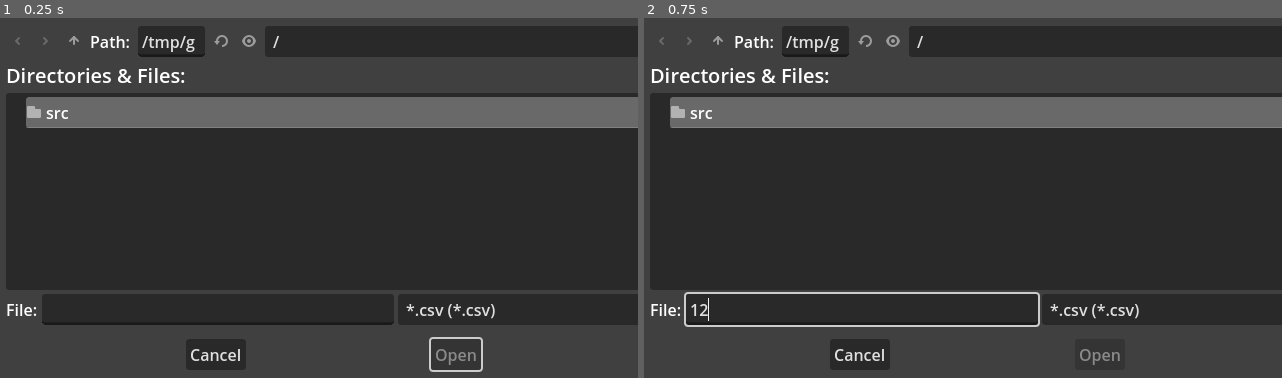
Above: before the commit, frames 1-2 (left to right).
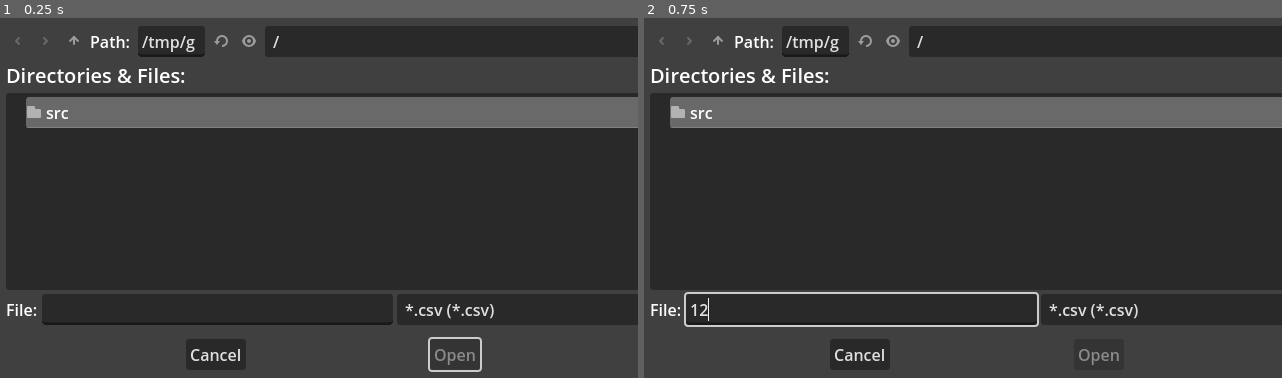
Above: after the commit, the same moments.

Repository: noi-techpark/sfscon-pdf-downloader
Game: Godot game, scene res://src/Main.tscn
Two runs of this game, one before a commit and one after it. Both use one fixed random seed, a clock stepped at 60 frames per second and the inputs below.
Inputs (mouse positions are in pixels of both pictures, inside the frame that each line leads up to):
- Up to frame 1 (0.25 s): no input
- Up to frame 2 (0.75 s): click (860, 309) at 0.52 s; type "12" at 0.6 s

The runs differ from the first frame. In frame 1, 0.3% of the frame differs, in the area x 61-78%, y 79-99%; in frame 2, 0.3%.

Commit message:
remove some logs

Diff:
--- a/app/src/Main.gd
+++ b/app/src/Main.gd
@@ -6,7 +6,7 @@
 @onready var http:HTTPRequest = $HTTPRequest
 @onready var errors:RichTextLabel = $Result/Errors
 
-# can't be csv, because Godot treats csv files as translations
+# can't be .csv, because Godot treats csv files as translations
 const MAPPING_FILE = "res://SFSCON-mapping.txt"
 
 const WEBSITE_ID_INDEX = 0
@@ -37,6 +37,7 @@
 var config:ConfigFile
 
 func _ready() -> void:
+	# load last used path, if exists
 	config = ConfigFile.new()
 	config.load("user://settings.cfg")
 	pdf_path = config.get_value("settings", "pdf_path", "")
@@ -113,13 +114,12 @@
 		log_error("Talk with no room assigned: \n" + talk["title"])
 		counter_done += 1
 		return
+
 	var dir_name:String = talk["day"]  + " - " + talk["room"] + " - " + talk["track"]
 	var path:String = _prepare_dir(pdf_path, dir_name)
-	log_error(path)
 	var file_name:String = "%s/%s - %s - %s.pdf"%[path, talk["time"], talk["name"], talk["title"]]
 	file_name = file_name.replace("..",".")
 	file_name = file_name.replace("\n"," ")
-	print("path: ", file_name)
 	var file:FileAccess = FileAccess.open(file_name, FileAccess.WRITE)
 	file.store_buffer(body)
 	file.flush()
